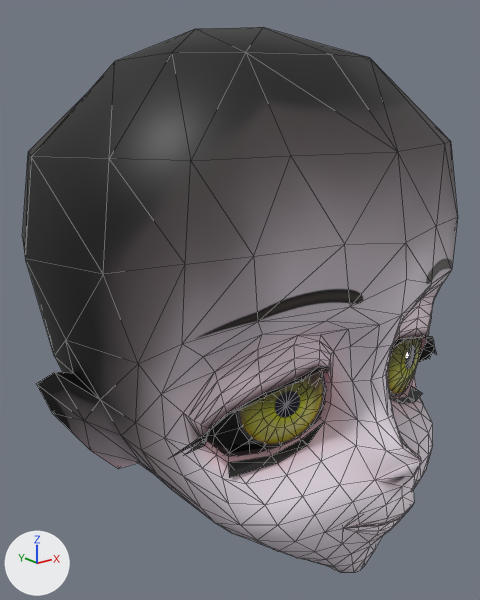
The glTF model data/chars/head_girl/head.gltf, before and after one commit.
The view is the same before and after, from a 50 mm lens placed at (-9.61, -12.01, 8.25), pointed at (-0.18, -0.23, 3.54). Arrows for +X, +Y and +Z are at lower left; the lights stay in place. Both versions are drawn at frame 5 of the action 'Blink'; the numbers are the values there. Mesh edges are drawn as thin lines. Vertices at the same position are counted once.

In view in the first picture: 'eyes', 'head'.
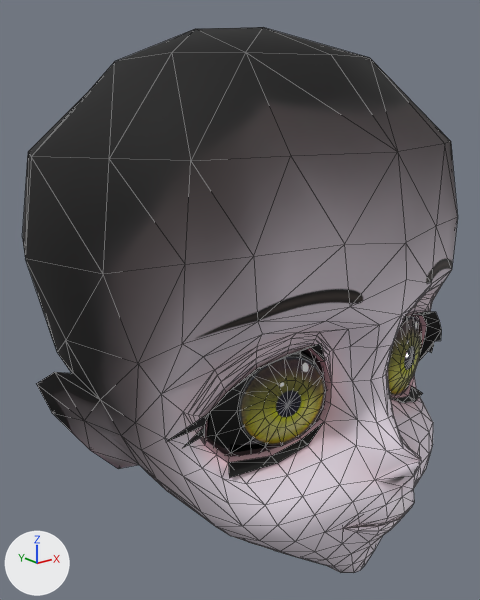
What differs and where, as boxes (x1, y1, x2, y2) in the pictures (480 x 600 px; the box of a moved part takes in the faces that stretch with it):
'head', reshaped
    both: (22, 27, 457, 573)
part 1 of me_head, moved or reshaped
    both: (26, 261, 443, 572)

The change, as a diff of the scene's bpy script:
```diff
--- a/data/chars/head_girl/head.gltf.py
+++ b/data/chars/head_girl/head.gltf.py
@@ mat_face_tex @@
 n0 = _N.new('ShaderNodeBsdfPrincipled'); n0.name = 'Principled BSDF'
+n0.inputs[2].default_value = 0.8  # 'Roughness'
 n1 = _N.new('ShaderNodeOutputMaterial'); n1.name = 'Material Output'
@@ me_head @@
 # used by ob_head; location = (0.0, 0.0, 0.0)
-me_head.from_pydata(...)  # 481 vertices, 948 faces; spans x -4.83..4.83, y -5.49..4.99, z -1.81..9.53
+me_head.from_pydata(...)  # 483 vertices, 952 faces; spans x -4.83..4.83, y -5.49..4.99, z -1.81..9.53
+# me_head part 1
+# 10 vertices are removed from x -2.59..2.59, y -1.76..-0.27, z -1.15..-0.32
+# 48 faces are deleted
+# 8 vertices in x 0.21..2.97, y -5.31..-3.12, z 0.92..1.75 move by (0.0, -0.01, 0.01)
+# 7 vertices in x 0.73..0.9, y -4.78..-4.65, z -0.1..0.44 move by (0.0, 0.0, 0.02)
+# 6 vertices in x 0.58..2.7, y -4.46..-3.55, z 0.02..1.63 move by (0.0, -0.01, 0.02)
+# 3 vertices in x -3.54..3.54, y -4.68..-2.77, z -0.06..2.65 move by (0.0, 0.0, 0.03)
+# 3 vertices in x 0.9..2.39, y -4.75..-3.79, z 0.49..2.03 move by (0.0, 0.0, 0.01)
+# 143 vertices move from x -4.31..4.31, y -4.73..2.06, z -1.66..4.08 to x -4.18..4.18, y -4.73..2.06, z -1.63..4.13
+# 12 vertices are added at x -2.91..2.91, y -1.77..-0.25, z -0.85..-0.05
+# 52 new faces join them
 me_head.materials.append(mat_face_tex)
```
